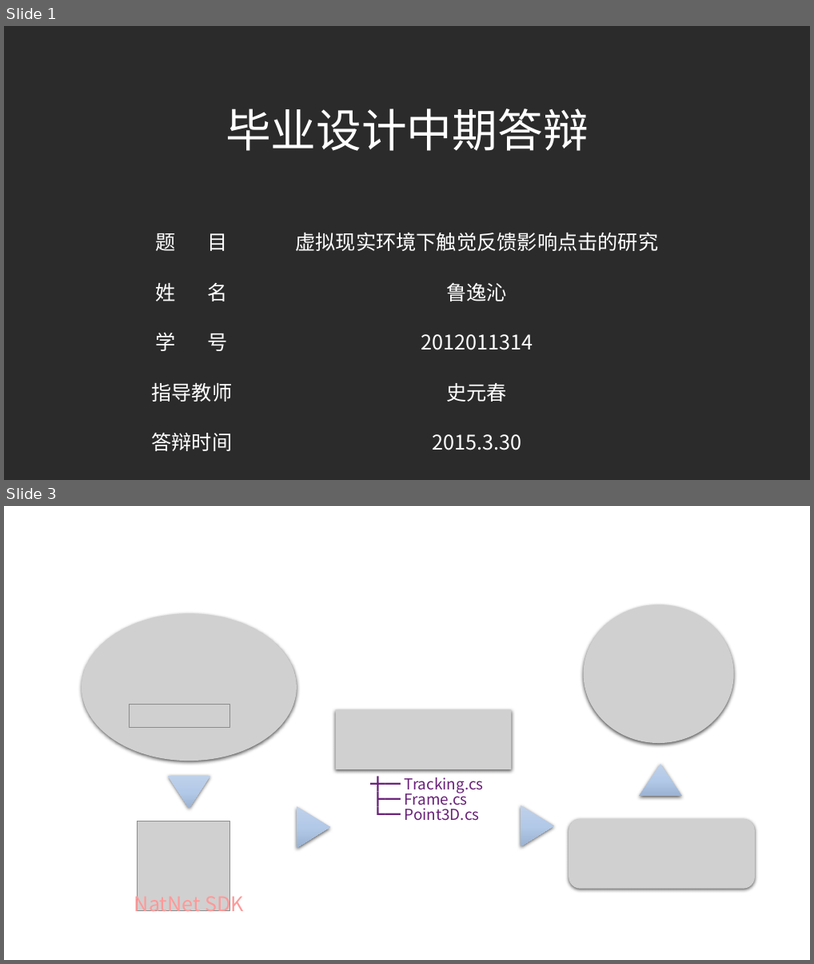
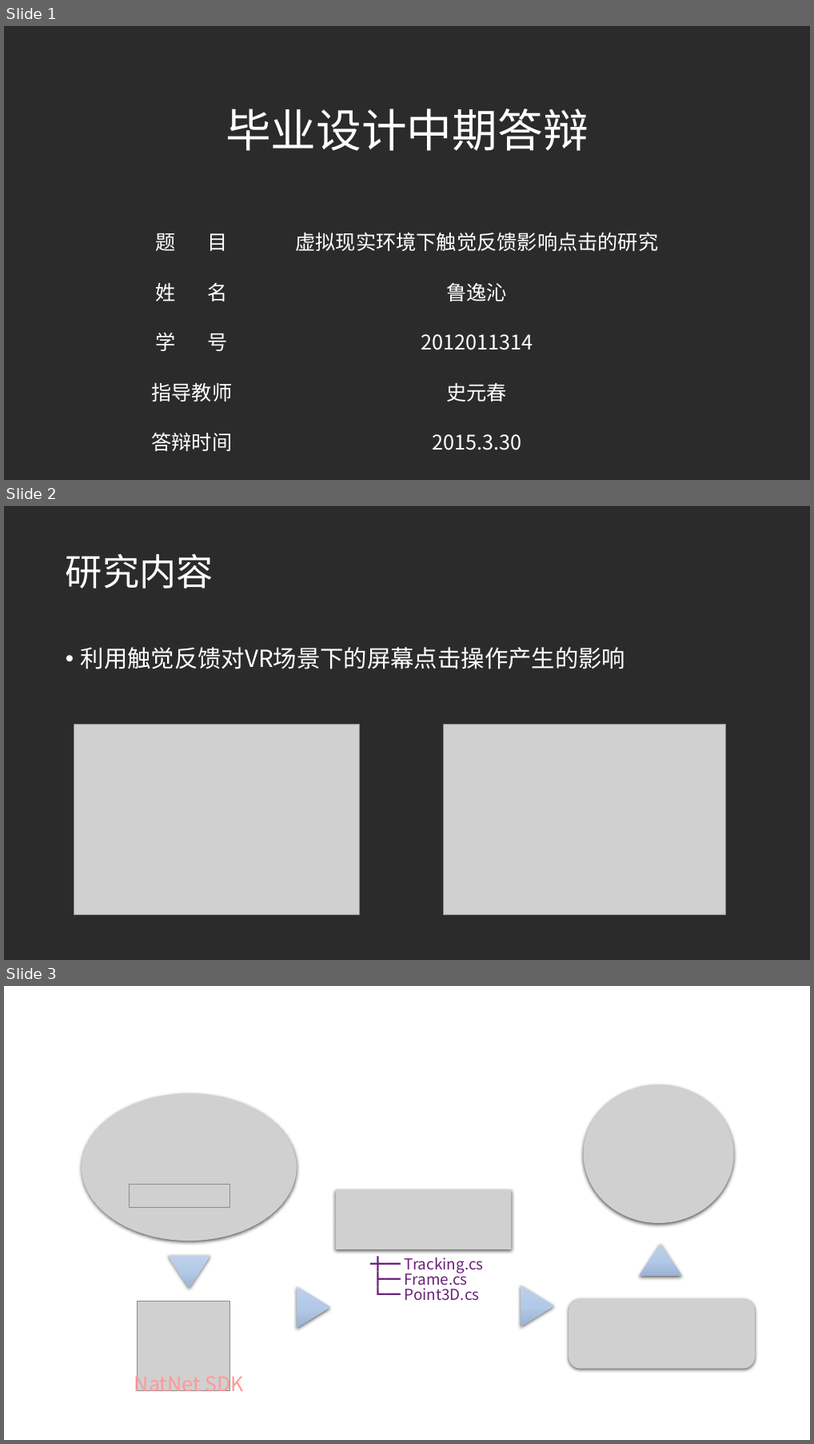
Before and after one commit to daaqing452/Haptic-Feedback-Surface-Interaction, a slide deck: 毕业设计中期答辩-鲁逸沁.pptx. Shown one above the other, each under a label of ours: slides 1 and 3 before the commit, slides 1, 2 and 3 after it; the slides between them are not shown. The pictures are 814x964 and 814x1444 pixels, drawn with LibreOffice and Linux fonts; fonts in the diff are those of the drawing; grey boxes stand for pictures; background and template pictures are left out; a plain dark background stands for a picture behind light text. Boxes give left, top, right and bottom in pixels: in the first picture for what was removed or moved away, otherwise in the second. Text is boxed around its words. In the diff, an @@ line names an element or a change of style, - is before the commit and + after.

Commit message:
modify pptx

```diff
--- a/毕业设计中期答辩-鲁逸沁.pptx
+++ b/毕业设计中期答辩-鲁逸沁.pptx
@@ slide 2 added at (x1=4, y1=506, x2=810, y2=960), background picture (left out) @@
@@ title added at (x1=66, y1=554, x2=214, y2=588), 44 pt, text #FFFFFF @@
+研究内容
@@ text added at (x1=81, y1=647, x2=626, y2=669), 28 pt, text #FFFFFF @@
+• 利用触觉反馈对VR场景下的屏幕点击操作产生的影响
@@ picture added at (x1=74, y1=724, x2=360, y2=915) @@
@@ picture added at (x1=444, y1=724, x2=726, y2=915) @@
```
Also in this commit, not shown: 1 slide removed.
